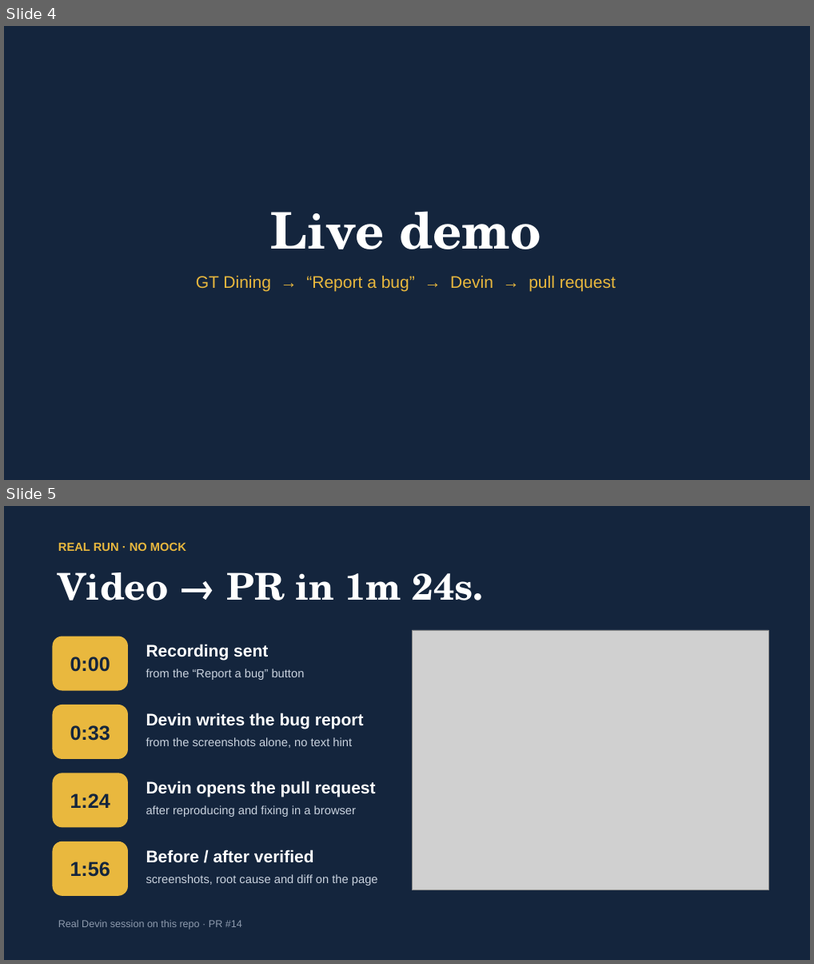
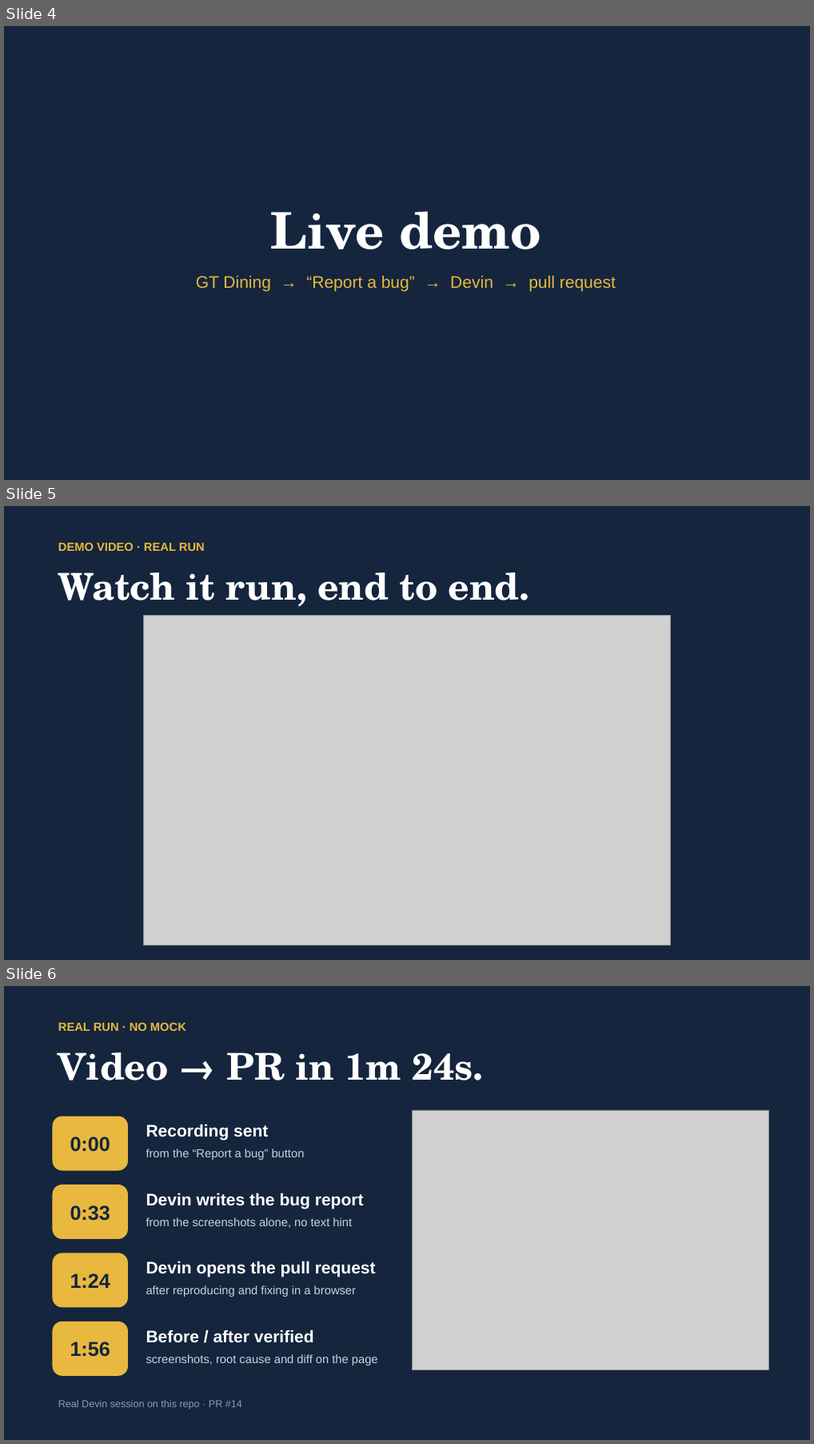
Before and after one commit to woodstock-thebrid/video2pr, a slide deck: docs/media/video2pr_slides.pptx. Shown one above the other, each under a label of ours: slides 4 and 5 before the commit, slides 4, 5 and 6 after it. The pictures are 814x964 and 814x1444 pixels, drawn with LibreOffice and Linux fonts; fonts in the diff are those of the drawing; grey boxes stand for pictures. Boxes give left, top, right and bottom in pixels: in the first picture for what was removed or moved away, otherwise in the second. Text is boxed around its words. In the diff, an @@ line names an element or a change of style, - is before the commit and + after.

Commit message:
Slides: embed demo video, add parallel + GitHub issue slide

```diff
--- a/docs/media/video2pr_slides.pptx
+++ b/docs/media/video2pr_slides.pptx
@@ slide 5 added at <box>4,506,810,960</box>, background #14253D @@
@@ text added at <box>58,542,205,551</box>, 14 pt, text #E9B83E, bold @@
+DEMO VIDEO · REAL RUN
@@ text added at <box>58,572,530,607</box>, 44 pt, text #FFFFFF, bold @@
+Watch it run, end to end.
@@ picture added at <box>144,615,671,944</box> @@
@@ what was slide 5 is now slide 6 @@
```
Also in this commit, not shown: 1 other slide added, 1 other file.
